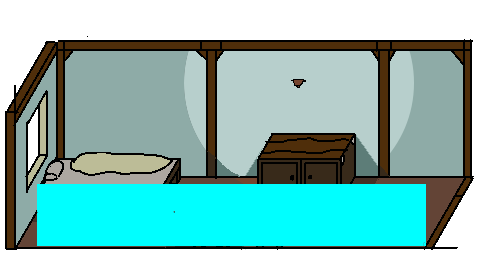
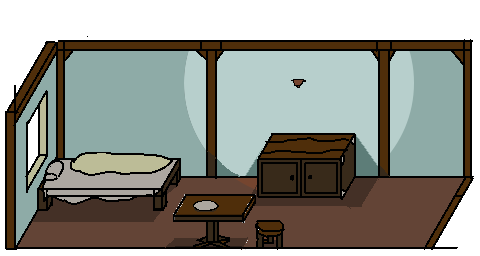
Revision of a layered 480×256 image; what changed, layer by layer:
hid "walkarea", painted on it over [37, 184, 426, 246]
painted on "cabinet" over [192, 184, 426, 246]
painted on "bed" over [37, 184, 277, 246]
painted on "shadow" over [37, 184, 426, 246]
added layer "plate" above "颜料图层 1" over [128, 192, 256, 246]
painted on "颜料图层 1" over [37, 184, 426, 246]
painted on "base" over [37, 184, 426, 246]
